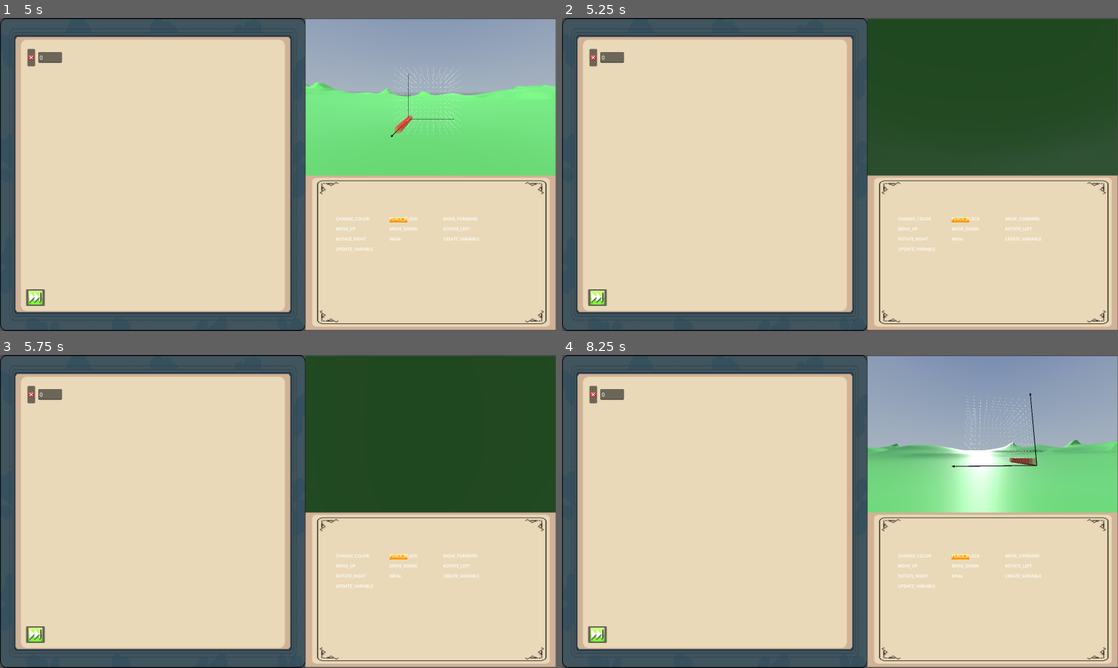
Above: before the commit, frames 1-4 (two rows, left to right).
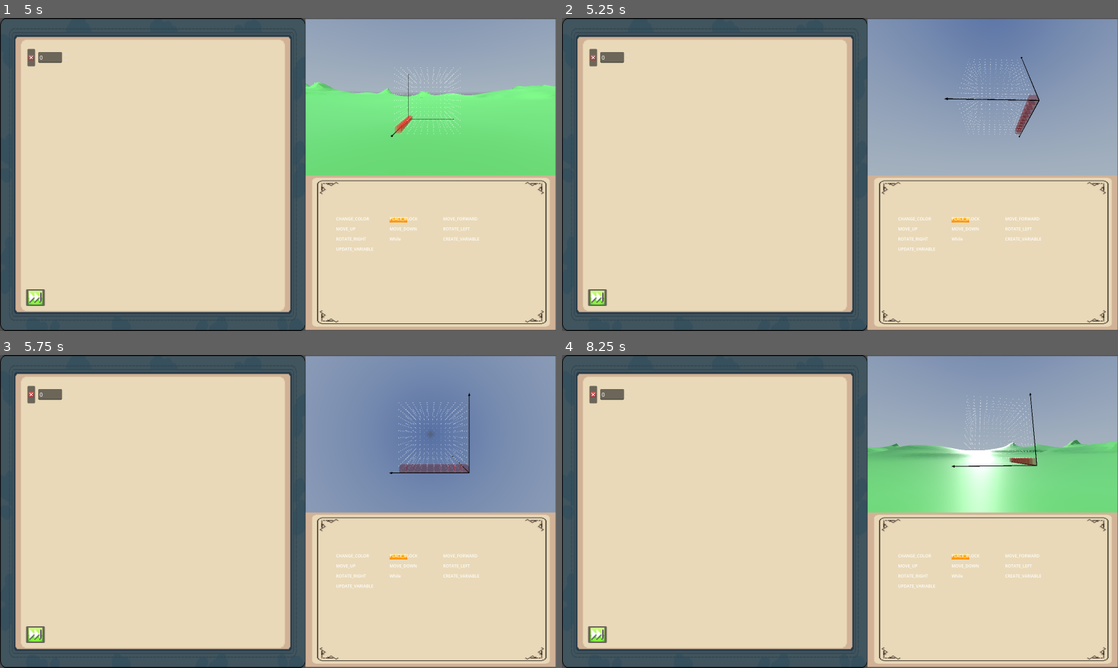
Above: after the commit, the same moments.

Repository: Crhonopost/Projet-jeu-serieux
Game: Godot game, scene res://scenes/level/current_level.tscn
Same seed, same stepped clock (60 frames per second), same inputs: the game is played once before the commit and once after it. This scene is started directly instead of the project's main scene. A sky picture missing from this copy of the repository is replaced by a grey-blue gradient.
Inputs (mouse positions are in pixels of both pictures, inside the frame that each line leads up to):
- Up to frame 1 (5 s): click (33, 296) at 0.5 s; click (33, 296) at 1.25 s; click (33, 296) at 2 s; tap Enter at 2.75, 4.25 s; move the mouse to (250, 237) at 2.77 s; click (250, 237) at 2.92 s; tap Space at 3.5 s; drag from (444, 221) to (250, 237) at 3.52 s; move the mouse to (111, 127) at 4.27 s; click (111, 127) at 4.42 s
- Up to frame 2 (5.25 s): tap Space at 5 s; drag from (867, 174) to (673, 127) at 5.02 s
- Up to frame 3 (5.75 s): no input
- Up to frame 4 (8.25 s): tap Enter at 5.75 s; move the mouse to (756, 433) at 5.77 s; click (756, 433) at 5.92 s; tap Space at 6.5 s; drag from (962, 495) to (756, 433) at 6.52 s; move the mouse to (728, 527) at 7.27 s; click (728, 527) at 7.42 s; drag from (895, 442) to (728, 527) at 8.02 s

Frame 1 is identical in both runs. In frame 2, 23% of the frame differs, in the area x 54-100%, y 0-51%; in frame 3, 23%; in frame 4, nothing differs.

Commit message:
terrain invisible quand on est dessous

Diff:
--- /dev/null
+++ b/ebucilper/Assets/Blender/terrain_visibility.gd
@@ -0,0 +1,9 @@
+extends Node3D
+
+@onready var camera = get_node("../CameraTarget/OrbitCamera")
+
+func _process(delta):
+	if camera.position.y < -5.0:
+		visible = false
+	else:
+		visible = true
--- a/ebucilper/scenes/grid/ViewScene.tscn
+++ b/ebucilper/scenes/grid/ViewScene.tscn
@@ -6,6 +6,7 @@
 [ext_resource type="Script" uid="uid://crh1mvb3huw07" path="res://scenes/grid/gridVisualization.gd" id="5_n33vv"]
 [ext_resource type="Script" uid="uid://cln2wnn2yo7k4" path="res://addons/orbit_camera/orbit_camera.gd" id="5_r77gd"]
 [ext_resource type="PackedScene" uid="uid://b4yvg7aldvrrs" path="res://Assets/Blender/Terrain.glb" id="6_n33vv"]
+[ext_resource type="Script" uid="uid://bkskjy02br4ki" path="res://Assets/Blender/terrain_visibility.gd" id="7_aaxs0"]
 
 [node name="Grid" type="Node3D"]
 script = ExtResource("1_brle5")
@@ -29,6 +30,7 @@
 
 [node name="Terrain" parent="." instance=ExtResource("6_n33vv")]
 transform = Transform3D(10, 0, 0, 0, 10, 0, 0, 0, 10, 0, 0, 0)
+script = ExtResource("7_aaxs0")
 
 [node name="DirectionalLight3D" type="DirectionalLight3D" parent="."]
 transform = Transform3D(1, 0, 0, 0, 0.8301777, 0.5574988, 0, -0.5574988, 0.8301777, 0, 0, 0)
Not shown, added: ebucilper/Assets/Blender/terrain_visibility.gd.uid
Not shown: 1 places in ebucilper/scenes/grid/ViewScene.tscn that only renumber resources
